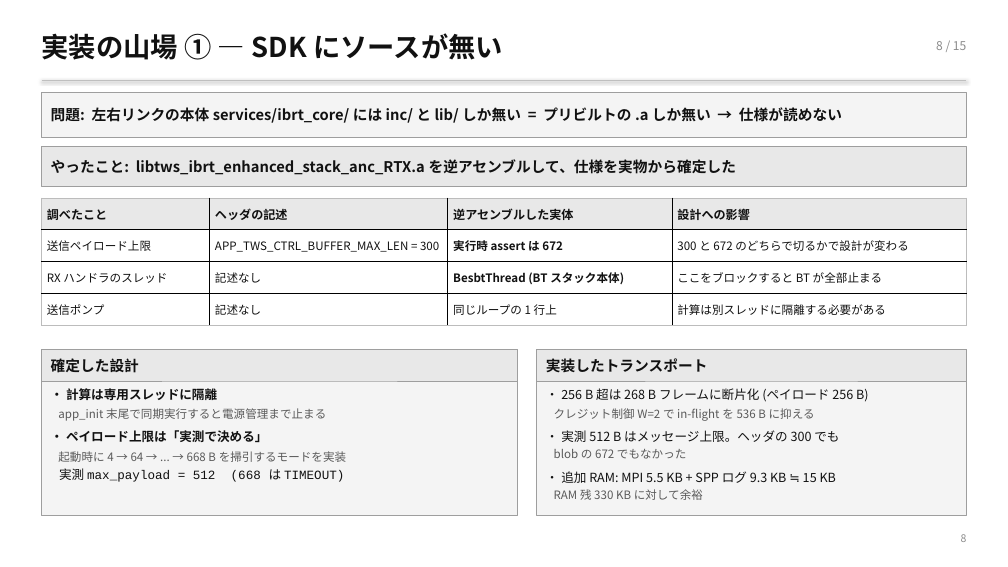
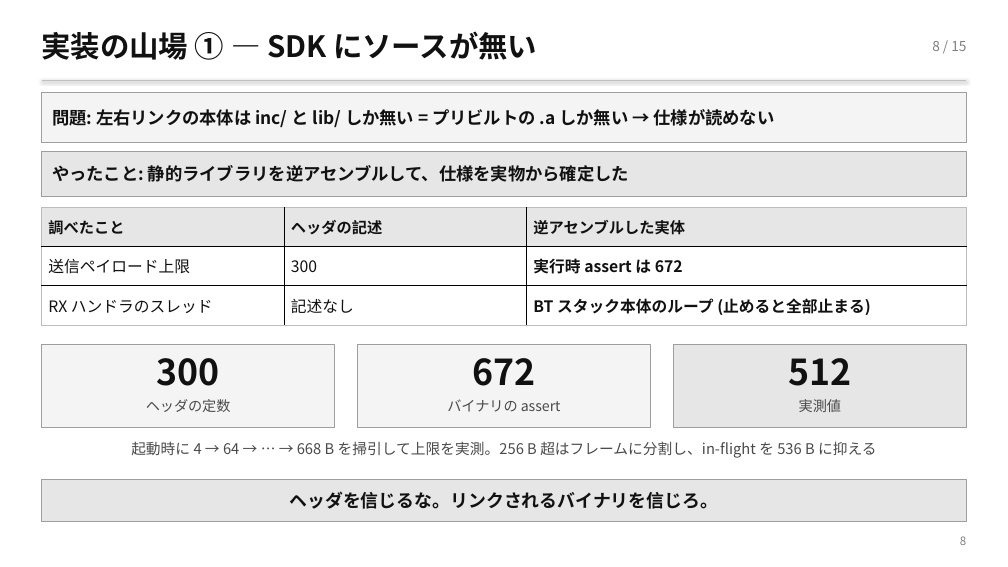
Before and after one commit to TamichiRyuto/pine-buds-cluster, a slide deck: slide 9 of slides/lt-ear-parallel.pptx. Drawn at 1008x567 pixels with LibreOffice and Linux fonts; fonts in the diff are those of the drawing. Boxes give left, top, right and bottom in pixels: in the first picture for what was removed or moved away, otherwise in the second. Text is boxed around its words. In the diff, an @@ line names an element or a change of style, - is before the commit and + after.

```diff
--- a/slides/lt-ear-parallel.pptx
+++ b/slides/lt-ear-parallel.pptx
@@ text "実装の山場 ① — SDK にソースが無い" at <box>42,31,537,60</box>: size 26 to 28 pt; more space between paragraphs @@
@@ text "8 / 15" at <box>932,41,966,51</box>: size 11.5 to 13 pt, text colour #8C8C8C to #808080; more space between paragraphs @@
@@ rectangle: place and size @@
-rectangle at <box>42,92,966,138</box>
+rectangle at <box>42,92,966,142</box>
@@ text at <box>52,109,775,127</box>: text changed; size 14 to 16.5 pt @@
-問題: 左右リンクの本体 services/ibrt_core/ には inc/ と lib/ しか無い = プリビルトの .a しか無い → 仕様が読めない
+問題: 左右リンクの本体は inc/ と lib/ しか無い = プリビルトの .a しか無い → 仕様が読めない
@@ rectangle: place and size @@
-rectangle at <box>42,147,966,186</box>
+rectangle at <box>42,151,966,197</box>
@@ rectangle at <box>42,151,966,197</box>: fill #E8E8E8 to #E6E6E6 @@
@@ text at <box>52,165,629,182</box>: text changed; size 14 to 16.5 pt @@
-やったこと: libtws_ibrt_enhanced_stack_anc_RTX.a を逆アセンブルして、仕様を実物から確定した
+やったこと: 静的ライブラリを逆アセンブルして、仕様を実物から確定した
@@ table at <box>42,207,967,325</box> @@
-調べたこと | ヘッダの記述 | 逆アセンブルした実体 | 設計への影響
-送信ペイロード上限 | APP_TWS_CTRL_BUFFER_MAX_LEN = 300 | 実行時 assert は 672 | 300 と 672 のどちらで切るかで設計が変わる
-RX ハンドラのスレッド | 記述なし | BesbtThread (BT スタック本体) | ここをブロックすると BT が全部止まる
-送信ポンプ | 記述なし | 同じループの 1 行上 | 計算は別スレッドに隔離する必要がある
+調べたこと | ヘッダの記述 | 逆アセンブルした実体
+送信ペイロード上限 | 300 | 実行時 assert は 672
+RX ハンドラのスレッド | 記述なし | BT スタック本体のループ (止めると全部止まる)
@@ table: place and size @@
-table at <box>42,198,966,325</box>
+table at <box>42,207,967,325</box>
@@ rectangle: place and size @@
-rectangle at <box>42,349,518,516</box>
+rectangle at <box>42,345,335,428</box>
@@ rectangle removed at <box>42,349,518,381</box> @@
@@ text added at <box>157,358,220,386</box>, 34 pt, text #111111, bold @@
+300
@@ rectangle added at <box>358,345,651,428</box>, fill #F4F4F4, outline #9E9E9E 0.75 pt @@
@@ text added at <box>472,358,535,386</box>, 34 pt, text #111111, bold @@
+672
@@ rectangle removed at <box>537,349,966,516</box> @@
@@ rectangle removed at <box>537,349,966,381</box> @@
@@ text removed at <box>546,358,708,373</box> @@
-実装したトランスポート
@@ rectangle added at <box>674,345,967,428</box>, fill #E6E6E6, outline #9E9E9E 0.75 pt @@
@@ text added at <box>788,358,851,386</box>, 34 pt, text #111111, bold @@
+512
@@ text removed at <box>51,388,346,482</box> @@
-・ 計算は専用スレッドに隔離
-app_init 末尾で同期実行すると電源管理まで止まる
-・ ペイロード上限は「実測で決める」
-起動時に 4 → 64 → ... → 668 B を掃引するモードを実装
-実測 max_payload = 512 (668 は TIMEOUT)
@@ text removed at <box>546,388,869,500</box> @@
-・ 256 B 超は 268 B フレームに断片化 (ペイロード 256 B)
-クレジット制御 W=2 で in-flight を 536 B に抑える
-・ 実測 512 B はメッセージ上限。ヘッダの 300 でも
-blob の 672 でもなかった
-・ 追加 RAM: MPI 5.5 KB + SPP ログ 9.3 KB ≒ 15 KB
-RAM 残 330 KB に対して余裕
@@ text "ヘッダの定数" at <box>146,399,231,412</box>: vertical alignment middle to top @@
@@ text at <box>146,399,231,412</box>: text changed; size 14 to 13.5 pt; text colour #111111 to #4A4A4A; bold off @@
-確定した設計
+ヘッダの定数
@@ text added at <box>447,399,561,412</box>, 13.5 pt, text #4A4A4A @@
+バイナリの assert
@@ text added at <box>799,399,841,412</box>, 13.5 pt, text #4A4A4A @@
+実測値
@@ text added at <box>131,441,876,458</box>, 14 pt, text #4A4A4A @@
+起動時に 4 → 64 → … → 668 B を掃引して上限を実測。256 B 超はフレームに分割し、in-flight を 536 B に抑える
@@ rectangle added at <box>42,479,966,522</box>, fill #E6E6E6, outline #9E9E9E 0.75 pt @@
@@ text added at <box>289,491,718,509</box>, 17 pt, text #111111, bold @@
+ヘッダを信じるな。リンクされるバイナリを信じろ。
@@ text "8" at <box>960,536,966,545</box>: size 10 to 11 pt, text colour #8C8C8C to #808080; more space between paragraphs @@
```
Also in this commit, not shown: 15 other slides changed, 2 other files.
